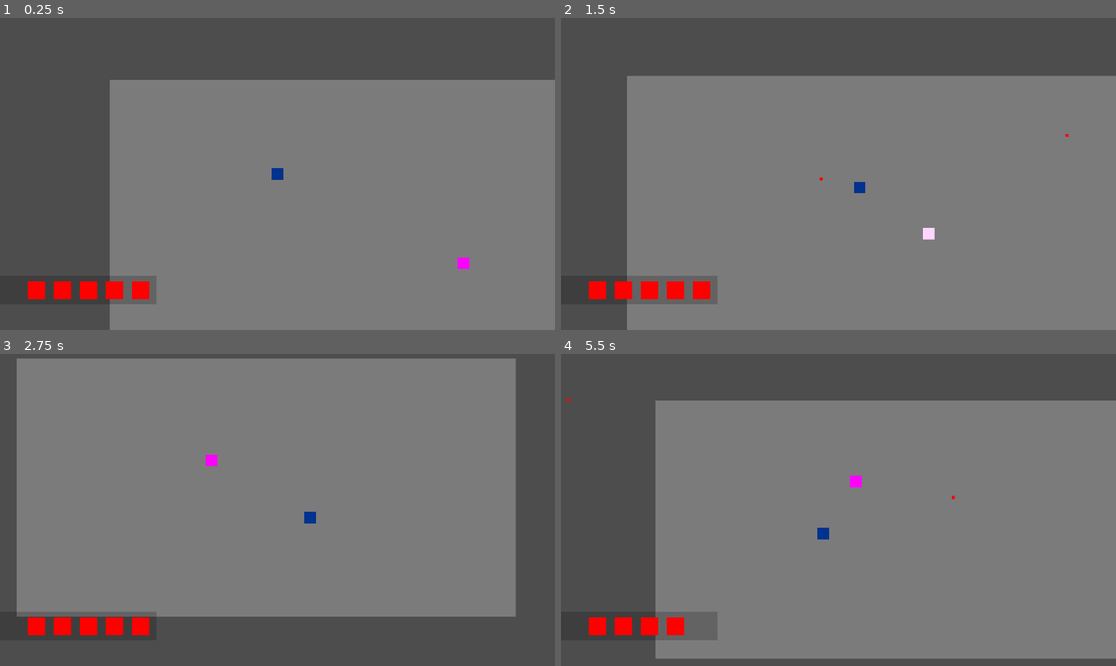
Above: before the commit, frames 1-4 (two rows, left to right).
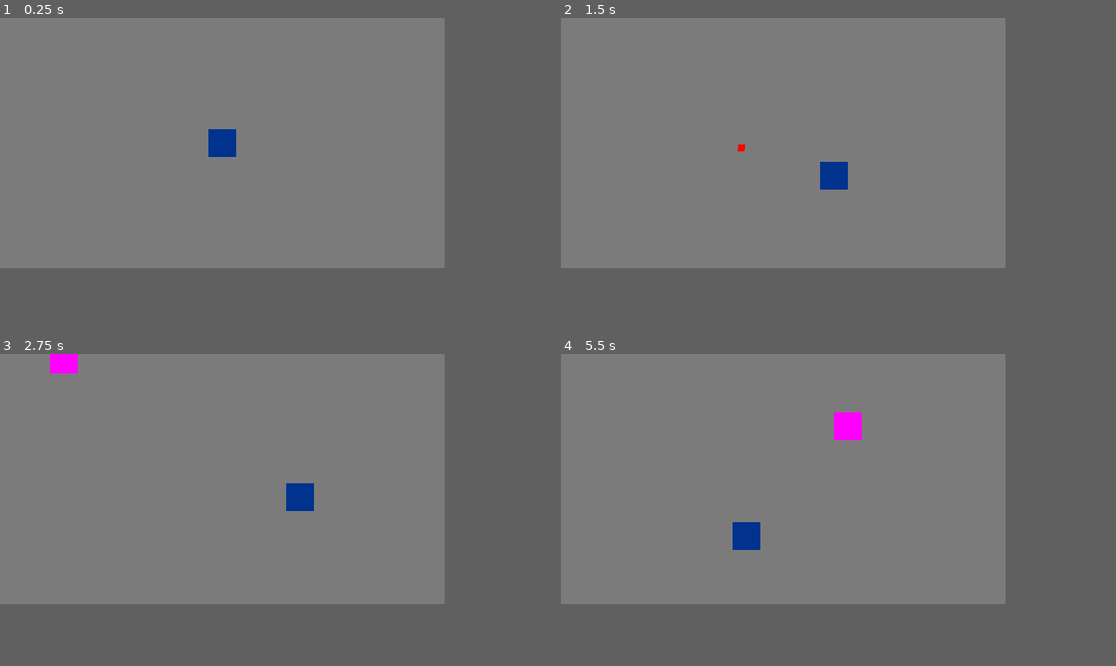
Above: after the commit, the same moments.

Repository: Lukko-Digital/WellesleyGameJam2024
Game: Godot game, scene res://src/main.tscn
Same seed, same stepped clock (60 frames per second), same inputs: the game is played once before the commit and once after it.
Inputs (mouse positions are in pixels of both pictures, inside the frame that each line leads up to):
- Up to frame 1 (0.25 s): no input
- Up to frame 2 (1.5 s): move the mouse to (960, 158) at 0.52 s; press the mouse at (960, 158) at 0.53 s; hold D (right) 0.53-1.28 s; move the mouse to (727, 189) at 1.27 s; release the mouse at (727, 189) at 1.28 s; hold S (down) from 1.28 s (still down); click (727, 189) at 1.35 s
- Up to frame 3 (2.75 s): move the mouse to (333, 441) at 2.02 s; release S (down) at 2.03 s; press the mouse at (333, 441) at 2.03 s; hold D (right) from 2.03 s (still down)
- Up to frame 4 (5.5 s): move the mouse to (810, 572) at 2.77 s; release D (right) at 2.78 s; release the mouse at (810, 572) at 2.78 s; hold W (up) 2.78-3.53 s; click (810, 572) at 2.85 s; move the mouse to (1005, 556) at 3.52 s; press the mouse at (1005, 556) at 3.53 s; hold A (left) 3.53-5.03 s; move the mouse to (672, 463) at 4.27 s; release the mouse at (672, 463) at 4.28 s; click (672, 463) at 4.35 s; move the mouse to (866, 510) at 5.02 s; press the mouse at (866, 510) at 5.03 s; hold S (down) from 5.03 s (still down)
In our replay, the window is 799x449 before the commit and 640x360 after it. These sizes can differ from the game's own. Grey fills any space a smaller window leaves; there, only what the larger window draws over its background counts as a difference.

The runs differ from the first frame. In frame 1, 37% of the frame differs, in the area x 0-100%, y 0-100%; in frame 2, 29%; in frame 3, 19%; in frame 4, 33%.

Commit message:
change viewport size

Diff:
--- a/project.godot
+++ b/project.godot
@@ -21,8 +21,9 @@
 
 [display]
 
-window/size/viewport_width=1920
-window/size/viewport_height=1080
+window/size/viewport_width=640
+window/size/viewport_height=360
+window/size/mode=2
 
 [input]
 
